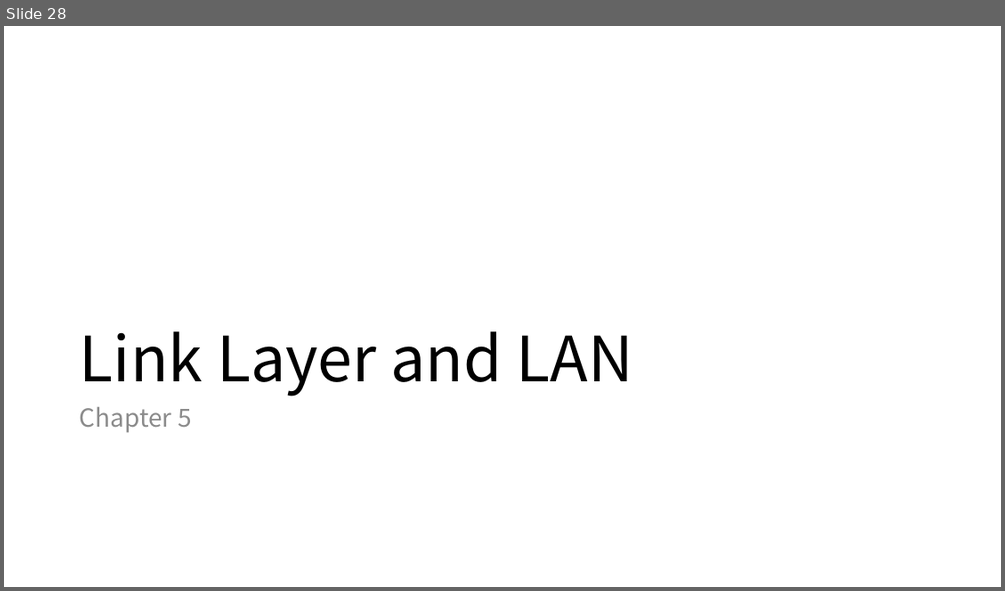
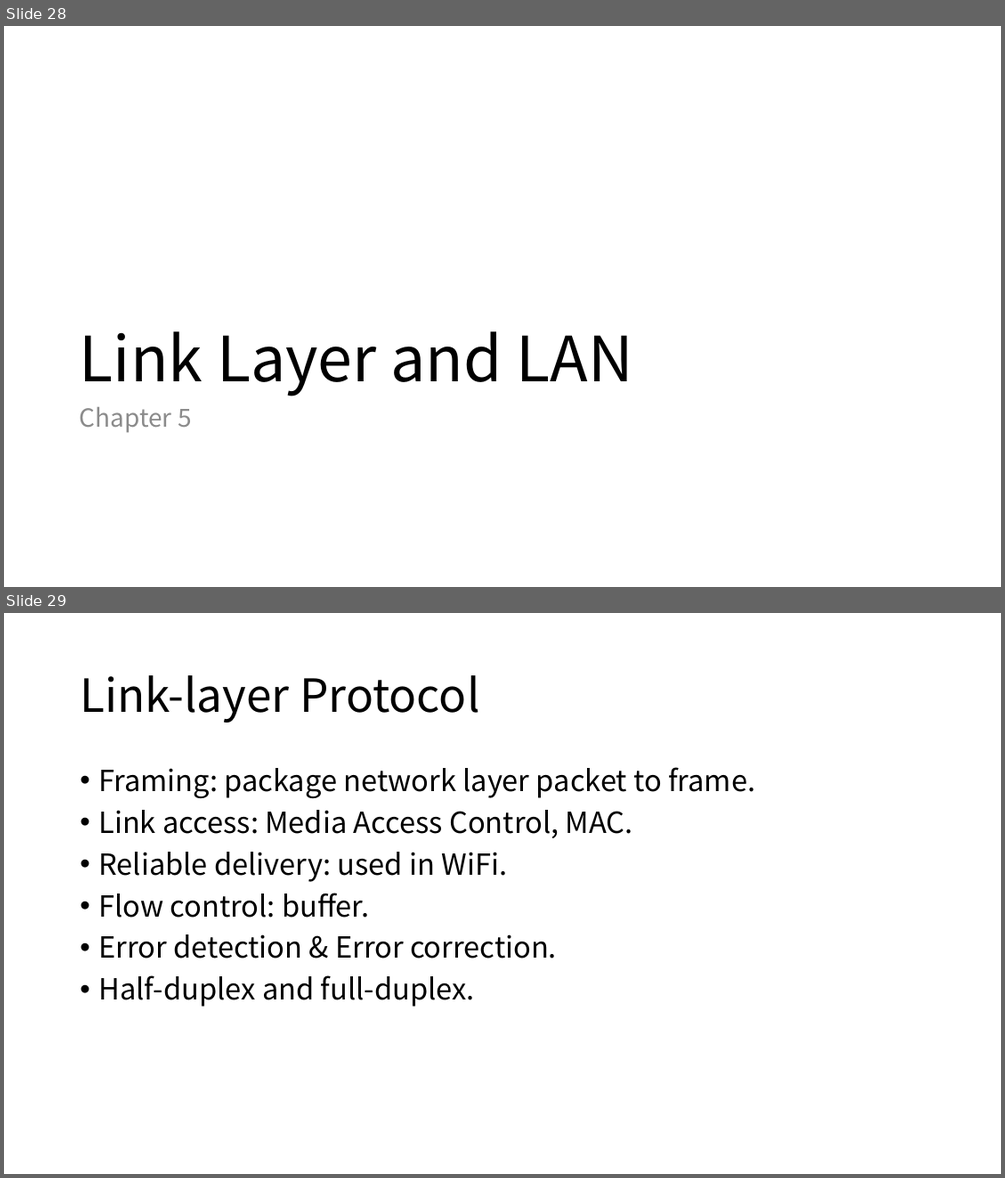
Before and after one commit to Lyther/wiki, a slide deck: docs/assets/Computer Network.pptx. Shown one above the other, each under a label of ours: slide 28 before the commit, slides 28 and 29 after it. The pictures are 1005x591 and 1005x1178 pixels, drawn with LibreOffice and Linux fonts; fonts in the diff are those of the drawing. Boxes give left, top, right and bottom in pixels: in the first picture for what was removed or moved away, otherwise in the second. Text is boxed around its words. In the diff, an @@ line names an element or a change of style, - is before the commit and + after.

Commit message:
update network

```diff
--- a/docs/assets/Computer Network.pptx
+++ b/docs/assets/Computer Network.pptx
@@ slide 29 added at (x1=4, y1=613, x2=1001, y2=1174), background #FFFFFF @@
@@ title added at (x1=80, y1=675, x2=479, y2=722), 44 pt, text #000000 @@
+Link-layer Protocol
@@ text added at (x1=98, y1=767, x2=755, y2=1006), 28 pt, text #000000 @@
+• Framing: package network layer packet to frame.
+• Link access: Media Access Control, MAC.
+• Reliable delivery: used in WiFi.
+• Flow control: buffer.
+• Error detection & Error correction.
+• Half-duplex and full-duplex.
```
Also in this commit, not shown: 3 other slides added, 1 slide removed, 5 other files.
